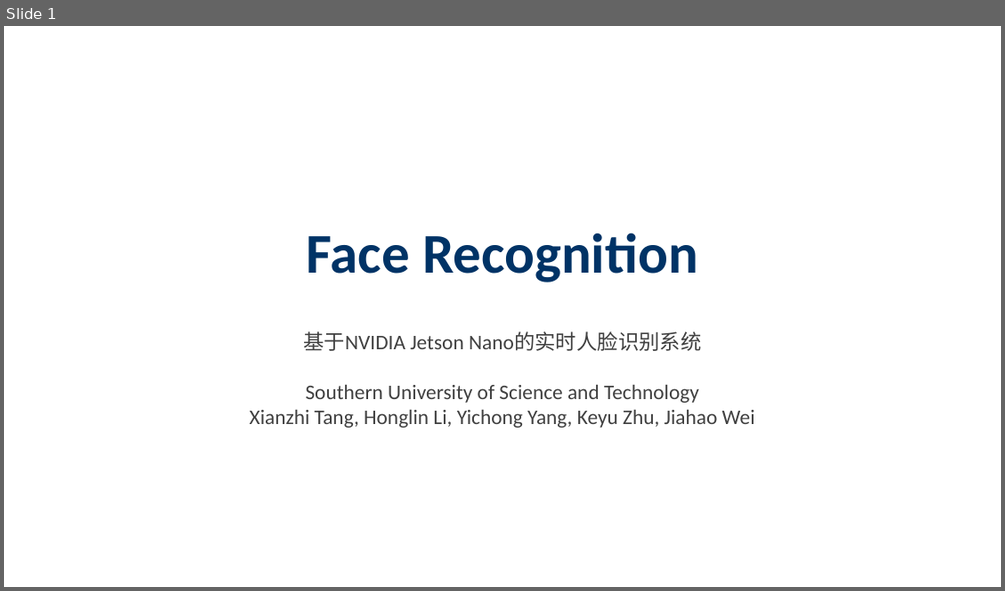
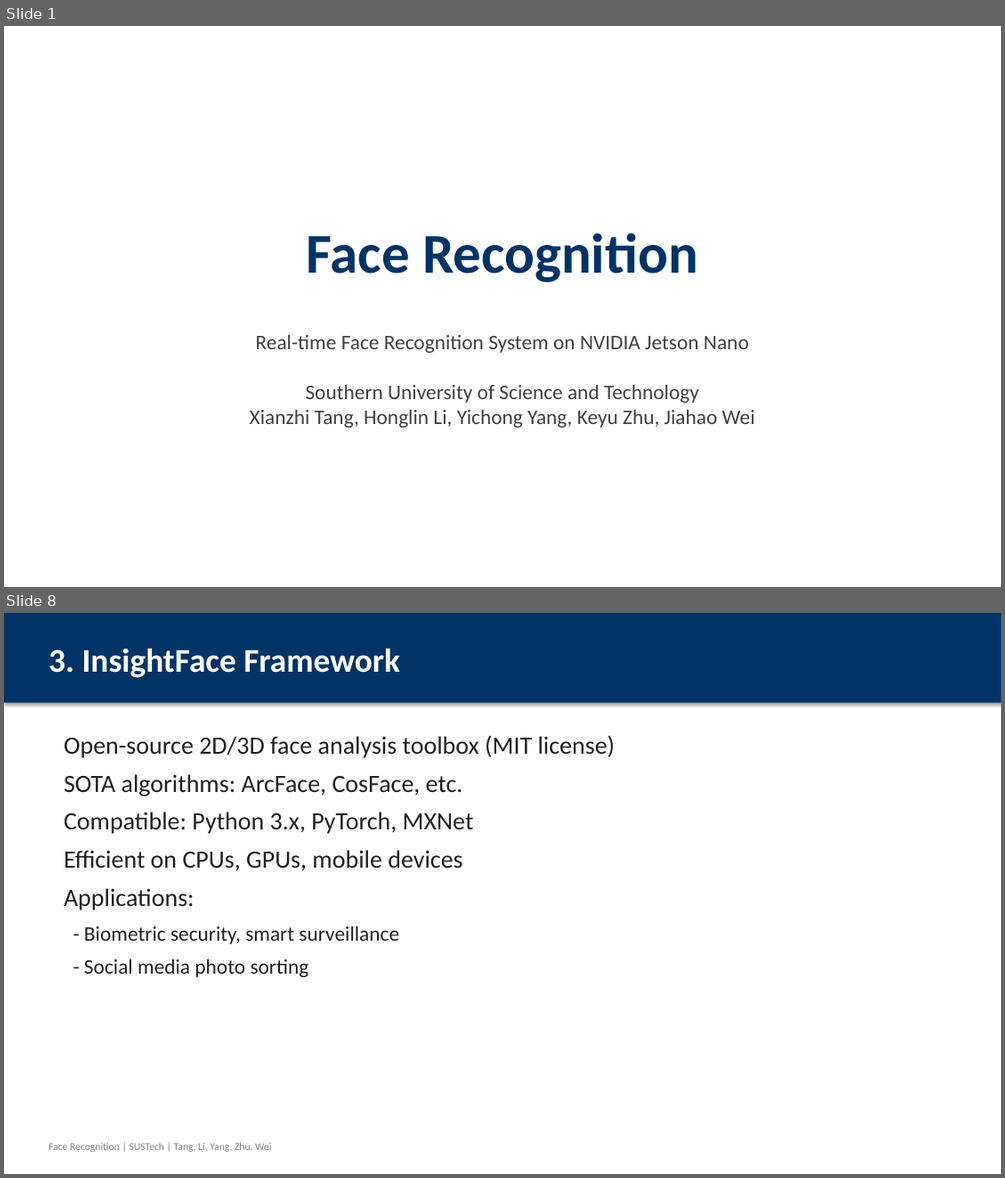
Before and after one commit to wuzhi456/Deep-learning-assignment3, a slide deck: Face_Recognition_Presentation.pptx. Shown one above the other, each under a label of ours: slide 1 before the commit, slides 1 and 8 after it; the slides between them are not shown. The pictures are 1005x591 and 1005x1178 pixels, drawn with LibreOffice and Linux fonts; fonts in the diff are those of the drawing. Boxes give left, top, right and bottom in pixels: in the first picture for what was removed or moved away, otherwise in the second. Text is boxed around its words. In the diff, an @@ line names an element or a change of style, - is before the commit and + after.

```diff
--- a/Face_Recognition_Presentation.pptx
+++ b/Face_Recognition_Presentation.pptx
@@ slide 8 added at bbox=[4, 613, 1001, 1174], background #FFFFFF @@
@@ rectangle added at bbox=[4, 613, 1001, 703], fill #003366 @@
@@ text added at bbox=[48, 648, 400, 678], 32 pt, text #FFFFFF, bold @@
+3. InsightFace Framework
@@ text added at bbox=[64, 735, 615, 977], 24 pt, text #202020 @@
+Open-source 2D/3D face analysis toolbox (MIT license)
+SOTA algorithms: ArcFace, CosFace, etc.
+Compatible: Python 3.x, PyTorch, MXNet
+Efficient on CPUs, GPUs, mobile devices
+Applications:
+- Biometric security, smart surveillance
+- Social media photo sorting
@@ text added at bbox=[48, 1143, 271, 1151], 10 pt, text #808080 @@
+Face Recognition | SUSTech | Tang, Li, Yang, Zhu, Wei
@@ slide 1 changed as well @@
@@ text at bbox=[256, 335, 749, 353]: text changed @@
-基于NVIDIA Jetson Nano的实时人脸识别系统
+Real-time Face Recognition System on NVIDIA Jetson Nano
```
Also in this commit, not shown: 4 other slides changed, 15 other slides added, 10 slides removed.
